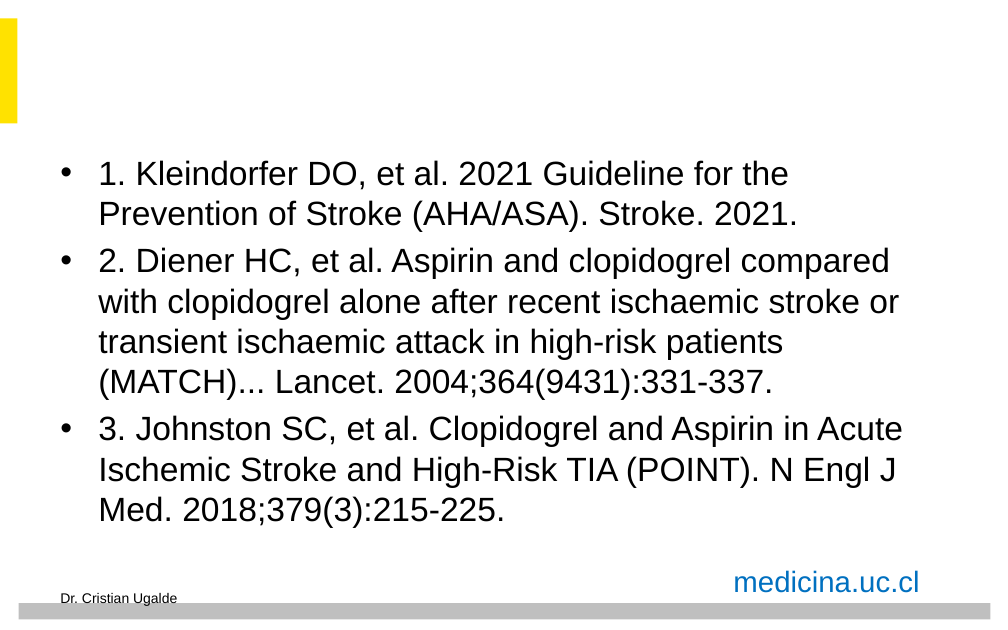
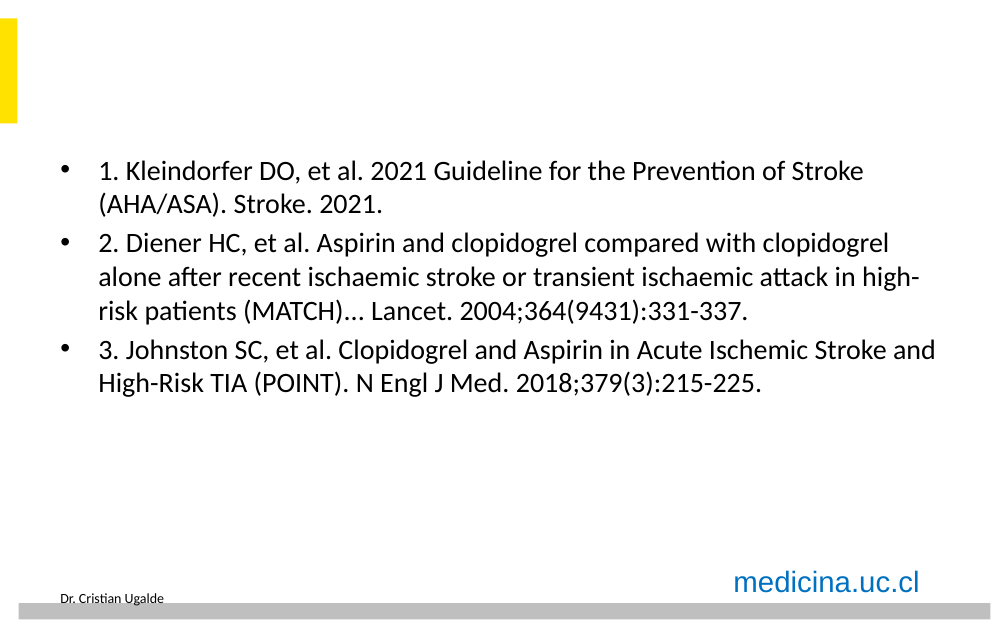
Before and after one commit to crugalde/harness, a slide deck: slide 11 of projects/2026-06-12_dapt_acv/Presentacion_DAPT_UC_Final.pptx. Drawn at 1008x630 pixels with LibreOffice and Linux fonts; fonts in the diff are those of the drawing; background and template pictures are left out. Boxes give left, top, right and bottom in pixels: in the first picture for what was removed or moved away, otherwise in the second. Text is boxed around its words. In the diff, an @@ line names an element or a change of style, - is before the commit and + after.

```diff
--- a/projects/2026-06-12_dapt_acv/Presentacion_DAPT_UC_Final.pptx
+++ b/projects/2026-06-12_dapt_acv/Presentacion_DAPT_UC_Final.pptx
@@ text "1. Kleindorfer DO, et al. ..." at (98, 160, 936, 397): size 24 to 20 pt, font Arial to Calibri @@
@@ text "Dr. Cristian Ugalde" at (60, 591, 164, 606): font Arial to Calibri @@
```
Also in this commit, not shown: 4 other slides changed, 2 other files.
